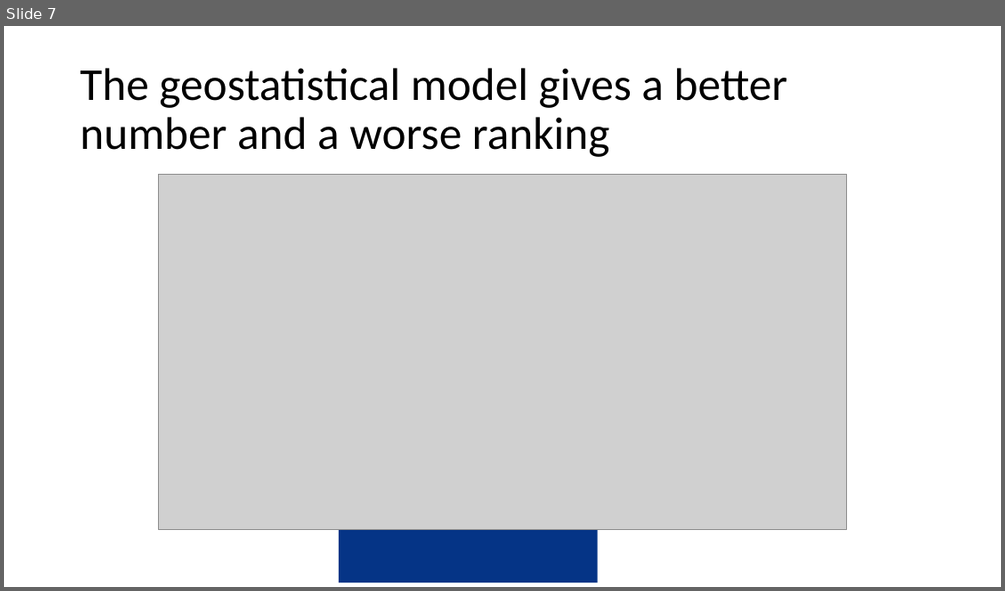
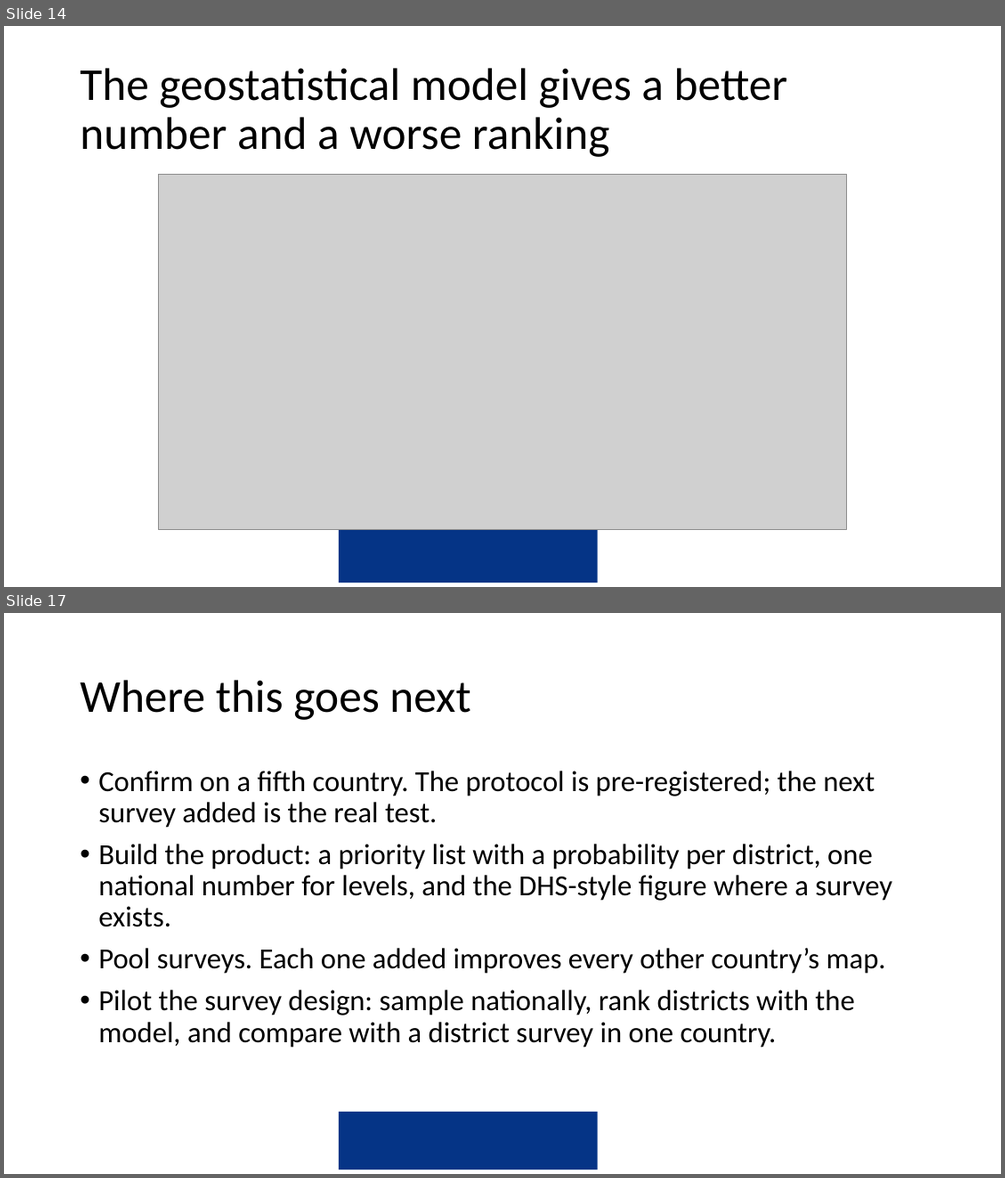
Before and after one commit to amertens/mn-prediction, a slide deck: docs/slides/MN-proxy-policy-deck-2026-09.pptx. Shown one above the other, each under a label of ours: slide 7 before the commit, slides 14 and 17 after it; the slides between them are not shown. The pictures are 1005x591 and 1005x1178 pixels, drawn with LibreOffice and Linux fonts; fonts in the diff are those of the drawing; grey boxes stand for pictures; background and template pictures are left out. Boxes give left, top, right and bottom in pixels: in the first picture for what was removed or moved away, otherwise in the second. Text is boxed around its words. In the diff, an @@ line names an element or a change of style, - is before the commit and + after.

```diff
--- a/docs/slides/MN-proxy-policy-deck-2026-09.pptx
+++ b/docs/slides/MN-proxy-policy-deck-2026-09.pptx
@@ slide 17 added at (4,613,1001,1174), background #FFFFFF; not listed: 1 template element that a slide beside it also shows @@
@@ title added at (80,680,470,720), 44 pt, text #000000 @@
+Where this goes next
@@ text added at (98,771,892,1047), 28 pt, text #000000 @@
+• Confirm on a fifth country. The protocol is pre-registered; the next survey added is the real test.
+• Build the product: a priority list with a probability per district, one national number for levels, and the DHS-style figure where a survey exists.
+• Pool surveys. Each one added improves every other country’s map.
+• Pilot the survey design: sample nationally, rank districts with the model, and compare with a district survey in one country.
@@ what was slide 7 is now slide 14 @@
```
Also in this commit, not shown: 5 slides changed, 5 other slides added, 1 slide removed, 5 other files.
